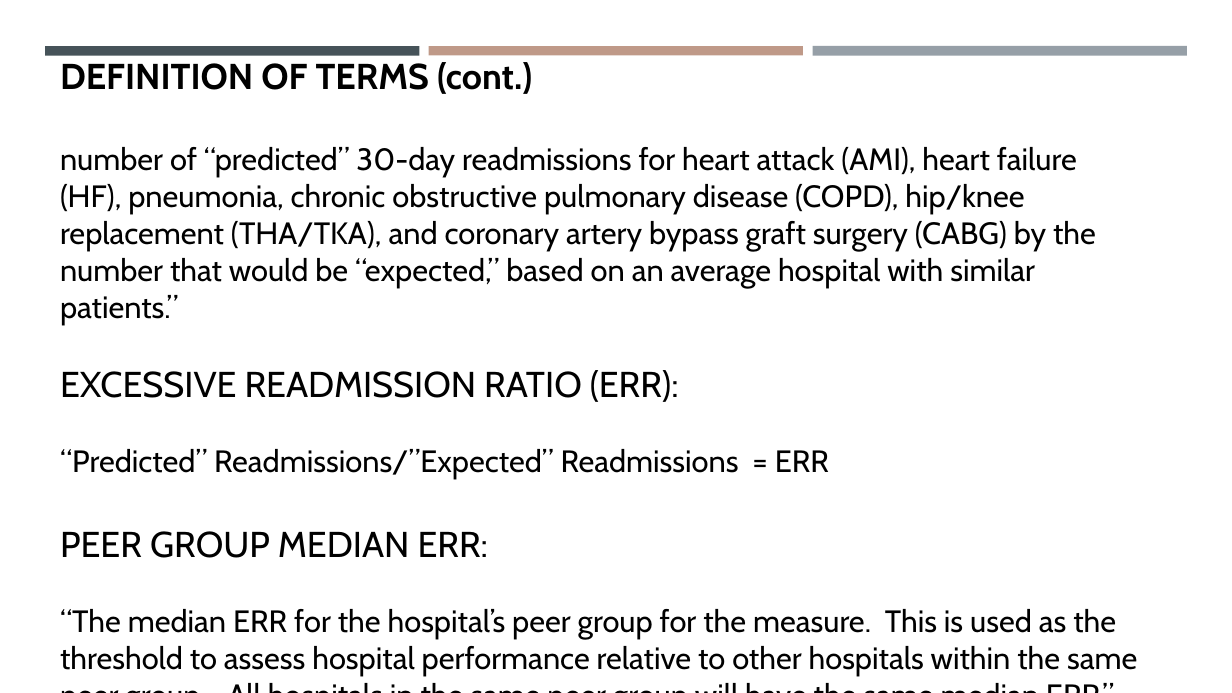
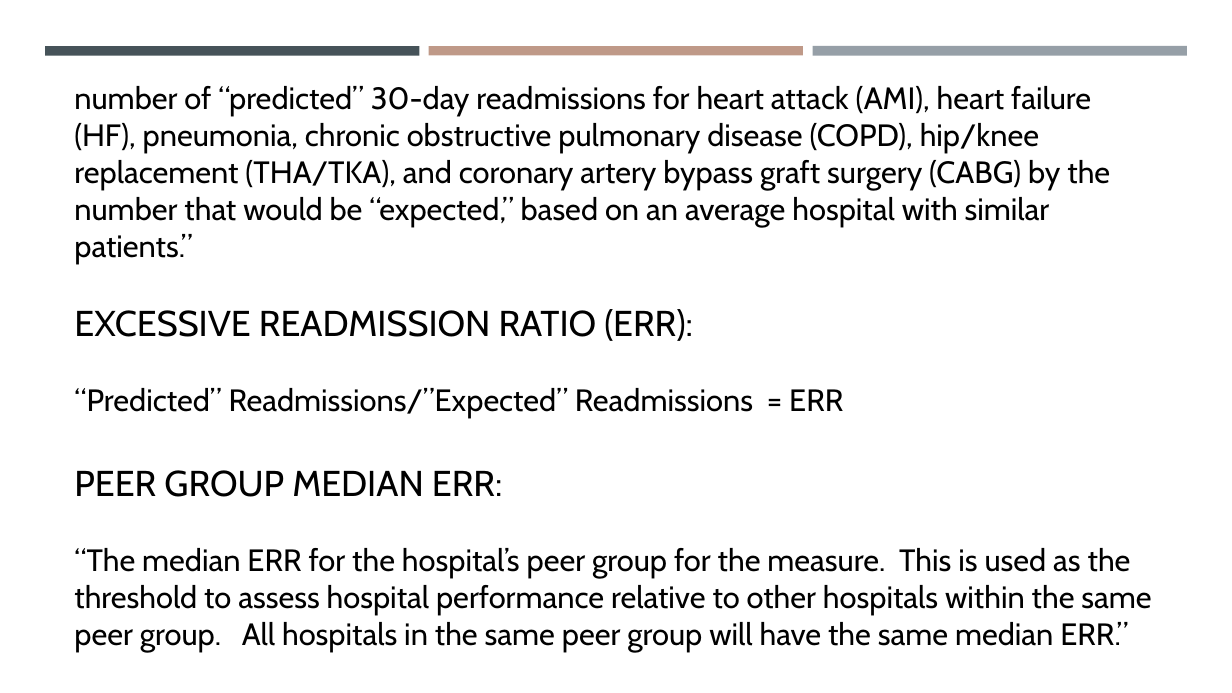
Before and after one commit to tammscaley73/CAPSTONE_SDoH-Impact-on-Hospital-Readmissions, a slide deck: slide 25 of The Impact of Social Determinants of Health on [Autosaved].pptm (slide 5 before the commit). Drawn at 1232x693 pixels with LibreOffice and Linux fonts; fonts in the diff are those of the drawing. Boxes give left, top, right and bottom in pixels: in the first picture for what was removed or moved away, otherwise in the second. Text is boxed around its words. In the diff, an @@ line names an element or a change of style, - is before the commit and + after.

```diff
--- a/The Impact of Social Determinants of Health on [Autosaved].pptm
+++ b/The Impact of Social Determinants of Health on [Autosaved].pptm
@@ text at [60, 62, 532, 94]: paragraph removed @@
-DEFINITION OF TERMS (cont.)
@@ text "number of “predicted” 30-day readmissions ...": place and size @@
-text "number of “predicted” 30-day readmissions ..." at [60, 62, 1137, 676]
+text "number of “predicted” 30-day readmissions ..." at [74, 86, 1151, 652]
```
Also in this commit, not shown: 6 other slides changed, 12 slides added.
